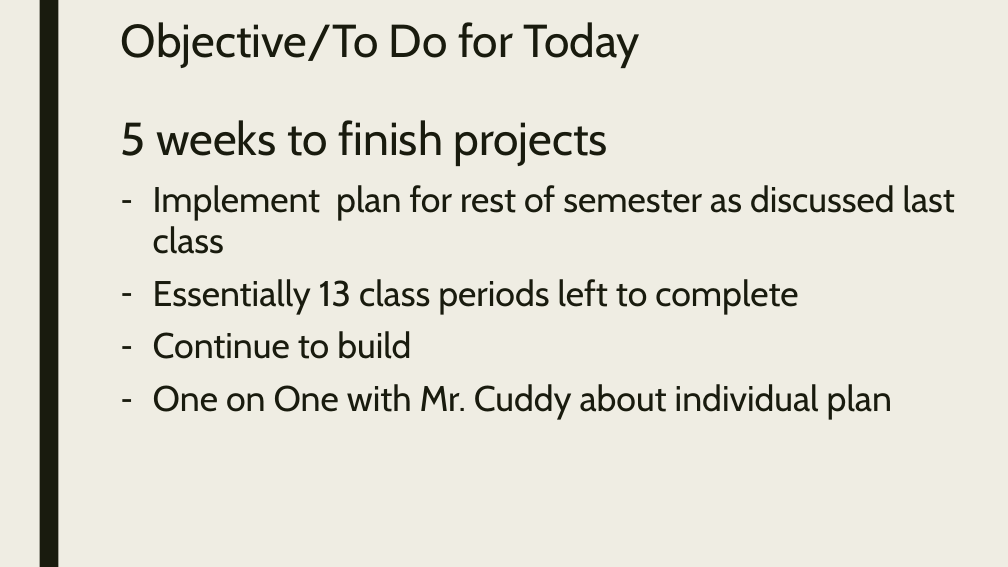
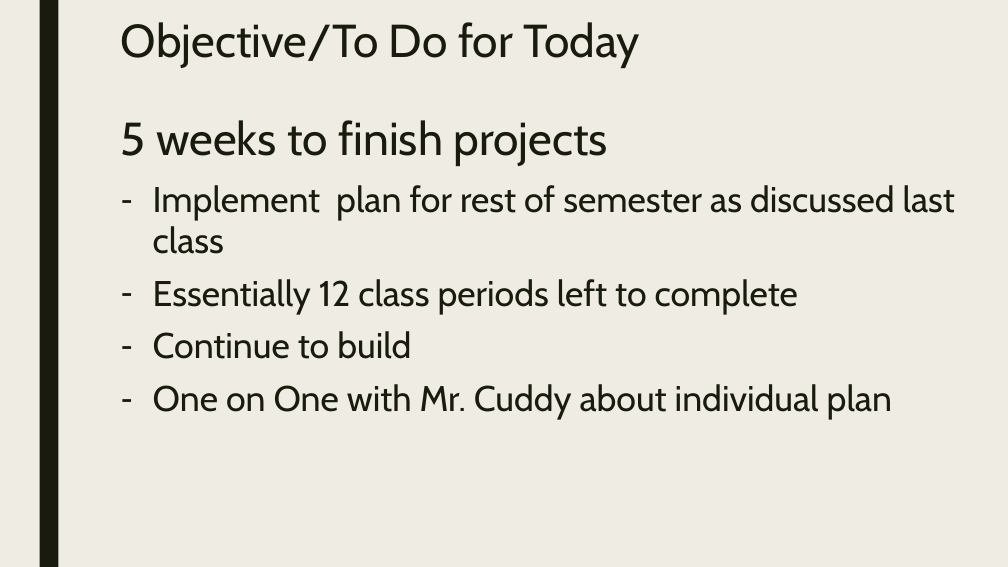
Before and after one commit to codecuddy/math_analysis, a slide deck: slide 3 of 2nd Semester/MathAnalysis_Day_062 Continue Project, Individual Checkpoint (Day 12).pptx. Drawn at 1008x567 pixels with LibreOffice and Linux fonts; fonts in the diff are those of the drawing. Boxes give left, top, right and bottom in pixels: in the first picture for what was removed or moved away, otherwise in the second. Text is boxed around its words. In the diff, an @@ line names an element or a change of style, - is before the commit and + after.

```diff
--- a/2nd Semester/MathAnalysis_Day_062 Continue Project, Individual Checkpoint (Day 12).pptx
+++ b/2nd Semester/MathAnalysis_Day_062 Continue Project, Individual Checkpoint (Day 12).pptx
@@ text at (153,279,798,314): text changed @@
-– Essentially 13 class periods left to complete
+– Essentially 12 class periods left to complete
```
Also in this commit, not shown: 4 other files.
